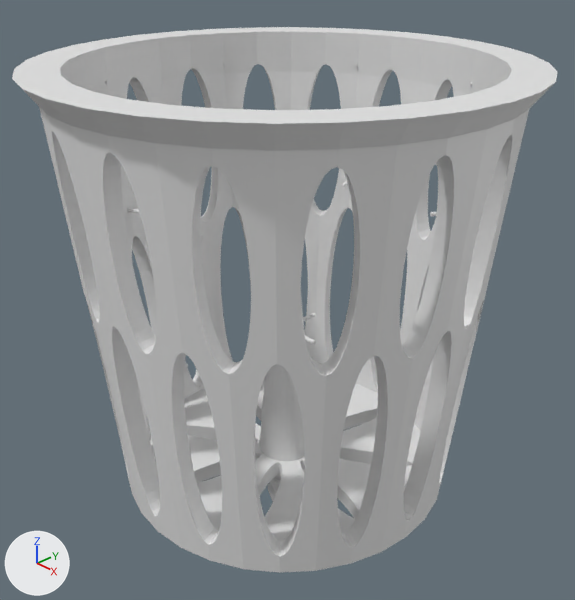
Two versions of the Blender file model/net-pot.blend, one commit apart.
Both versions are drawn from a camera (50 mm lens) standing at (0.1231, -0.1153, 0.1276) and looking at (-0.0007, 0.0011, 0.0449). Arrows for +X, +Y and +Z are at lower left; the lights stay in place.

The first picture shows 'channel', 'main'.
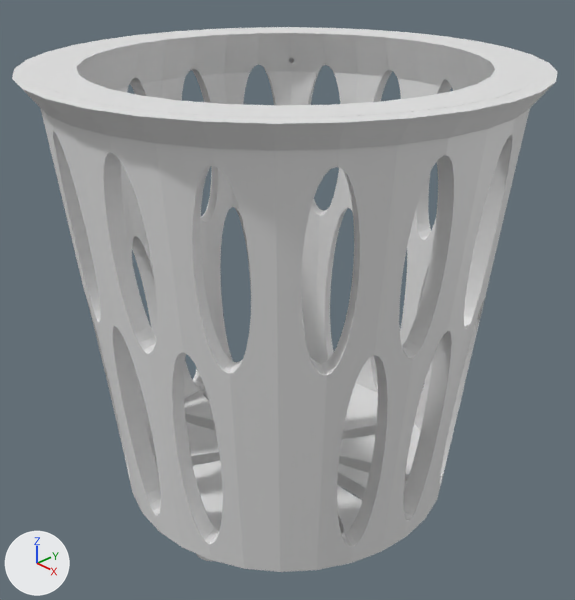
ob_nozzle_lg is not drawn itself; it is used by a modifier of ob_main.
ob_bottom_punch is not drawn itself; it is used by a modifier of ob_main.
ob_nozzle is not drawn itself; it is used by a modifier of ob_main.
ob_ch_plug is not drawn itself; it is used by a modifier of ob_main.

The change, as a diff of the scene's bpy script:
```diff
--- a/model/net-pot.blend.py
+++ b/model/net-pot.blend.py
@@ me_cylinder @@
 me_cylinder.from_pydata(...)  # 64 vertices, 34 faces; spans x -0.05..0.05, y -0.05..0.05, z 0.0..0.1
+# me_cylinder part 1: the whole mesh is moved by (0.0, 0.0002, 0.0)
@@ me_cylinder_001 @@
 me_cylinder_001.from_pydata(...)  # 96 vertices, 66 faces; spans x -0.05..0.05, y -0.05..0.05, z 0.0044..0.1171
 # used by ob_main_punch; location = (0.0, 0.0, 0.0); scale = (0.9, 0.9, 0.9)
+# me_cylinder_001 part 2: all 32 vertices in x -0.05..0.05, y -0.05..0.05, z 0.1171 are scaled about their middle by (0.89, 0.89, 1)
@@ me_cylinder_010 @@
 me_cylinder_010.from_pydata(...)  # 512 vertices, 272 faces; spans x -0.075..0.075, y -0.015..0.015, z -0.075..0.075
 # used by ob_net_punch_002; parent = ob_net_punch_000; location = (0.0, 0.0, 0.03); rotation_euler = (1.571, 0.0, 0.785), in degrees (90, 0, 45); scale = (1.0, 1.67, 1.0)
+# me_cylinder_010 part 3: the loose piece of 64 vertices spanning x -0.005..0.005, y -0.015..0.015, z -0.075..0.075 is scaled about its middle by (1, 1, 0.4), then moved by (0.0, 0.0, -0.002)
+# me_cylinder_010 part 4: the loose piece of 64 vertices spanning x -0.075..0.075, y -0.015..0.015, z -0.005..0.005 is scaled about its middle by (0.351, 1, 1), then moved by (0.002, 0.0, -0.001)
@@ me_cylinder_006 @@
 # used by ob_channel; location = (0.0, 0.0, 0.002); rotation_euler = (-0.175, 1.571, 0.0), in degrees (-10, 90, 0); scale = (1.0, 1.0, 0.5)
-me_cylinder_006.from_pydata(...)  # 4362 vertices, 2955 faces; spans x -0.091..0.018, y -0.046..0.046, z -0.093..0.093
+me_cylinder_006.from_pydata(...)  # 1554 vertices, 791 faces; spans x -10.78..10.786, y -10.78..10.786, z -1.8..9.46
+# me_cylinder_006 part 5: 4362 vertices removed from x -0.091..0.018, y -0.046..0.046, z -0.093..0.093; 1554 vertices added at x -10.78..10.786, y -10.78..10.786, z -1.8..9.46
@@ ob_main @@
 _m = ob_main.modifiers.new('bottom', 'BOOLEAN')
-_m.object = ob_bottom_punch_001
+_m.object = ob_bottom_punch
 _m.solver = 'FLOAT'
@@ ob_main @@
 _m = ob_main.modifiers.new('nozzle', 'BOOLEAN')
-_m.object = ob_nozzle_lg
+_m.object = ob_nozzle
 _m.operation = 'UNION'
@@ ob_main @@
 _m = ob_main.modifiers.new('channel', 'BOOLEAN')
 _m.solver = 'FLOAT'
+_m = ob_main.modifiers.new('plug', 'BOOLEAN')
+_m.object = ob_ch_plug
+_m.operation = 'UNION'
+_m.solver = 'FLOAT'
@@ ob_nozzle_lg @@
-ob_nozzle_lg = bpy.data.objects.new('nozzle.lg', me_cylinder_003)
@@ ob_channel @@
 ob_channel = bpy.data.objects.new('channel', me_cylinder_006)
-ob_channel.location = (0.0, 0.0, 0.002)
-ob_channel.rotation_euler = (-0.175, 1.571, 0.0)  # degrees (-10, 90, 0)
-ob_channel.scale = (1.0, 1.0, 0.5)
+ob_channel.location = (0.0, 0.0, 0.0)
+ob_channel.scale = (0.00325, 0.00325, 0.01)
+ob_channel.hide_set(True)  # its collection is switched off
@@ ob_bottom_punch @@
+ob_bottom_punch = bpy.data.objects.new('bottom.punch', me_cylinder_056)  # 640 vertices, 340 faces; spans x -2.9..2.9, y -17.4..17.4, z -0.5..0.9
+ob_bottom_punch.location = (0.0, 0.0, 0.0)
+ob_bottom_punch.rotation_euler = (0.0, 0.0, 1.091)  # degrees (0, 0, 63)
+ob_bottom_punch.scale = (0.012, 0.002, 0.01)
@@ ob_ch_plug @@
+ob_ch_plug = bpy.data.objects.new('ch.plug', me_cylinder_008.copy())  # the mesh of ob_cylinder_001
+ob_ch_plug.location = (0.0, 0.025, -0.01)
+ob_ch_plug.scale = (0.0035, 0.0035, 0.0005)
@@ ob_nozzle @@
+ob_nozzle = bpy.data.objects.new('nozzle', me_cylinder_069)  # 384 vertices, 204 faces; spans x -0.005..0.005, y -0.055..0.005, z -0.0099..0.0049
+ob_nozzle.location = (0.0, 0.025, -0.0049)
```

Location of each change, [x1, y1, x2, y2] in pixels of the pictures (575 x 600 px; the box of a moved part takes in the faces that stretch with it):
'main', reshaped, mesh moved, modifiers changed
    before: [12, 27, 558, 573]
    after: [12, 27, 558, 572]
'channel', hidden
    before: [105, 63, 472, 368]
part 1 of me_cylinder, moved or reshaped
    before: [32, 29, 538, 573]
    after: [33, 29, 539, 572]
part 2 of me_cylinder_001, moved or reshaped
    before: [60, 31, 512, 94]
    after: [77, 33, 495, 90]
part 3 of me_cylinder_010, moved or reshaped (not visible afterwards)
    before: [253, 297, 308, 556]
part 4 of me_cylinder_010, moved or reshaped (not visible afterwards)
    before: [136, 376, 147, 428]
part 5 of me_cylinder_006, cut back
    before: [105, 63, 472, 368]
    after: [289, 57, 294, 63]
